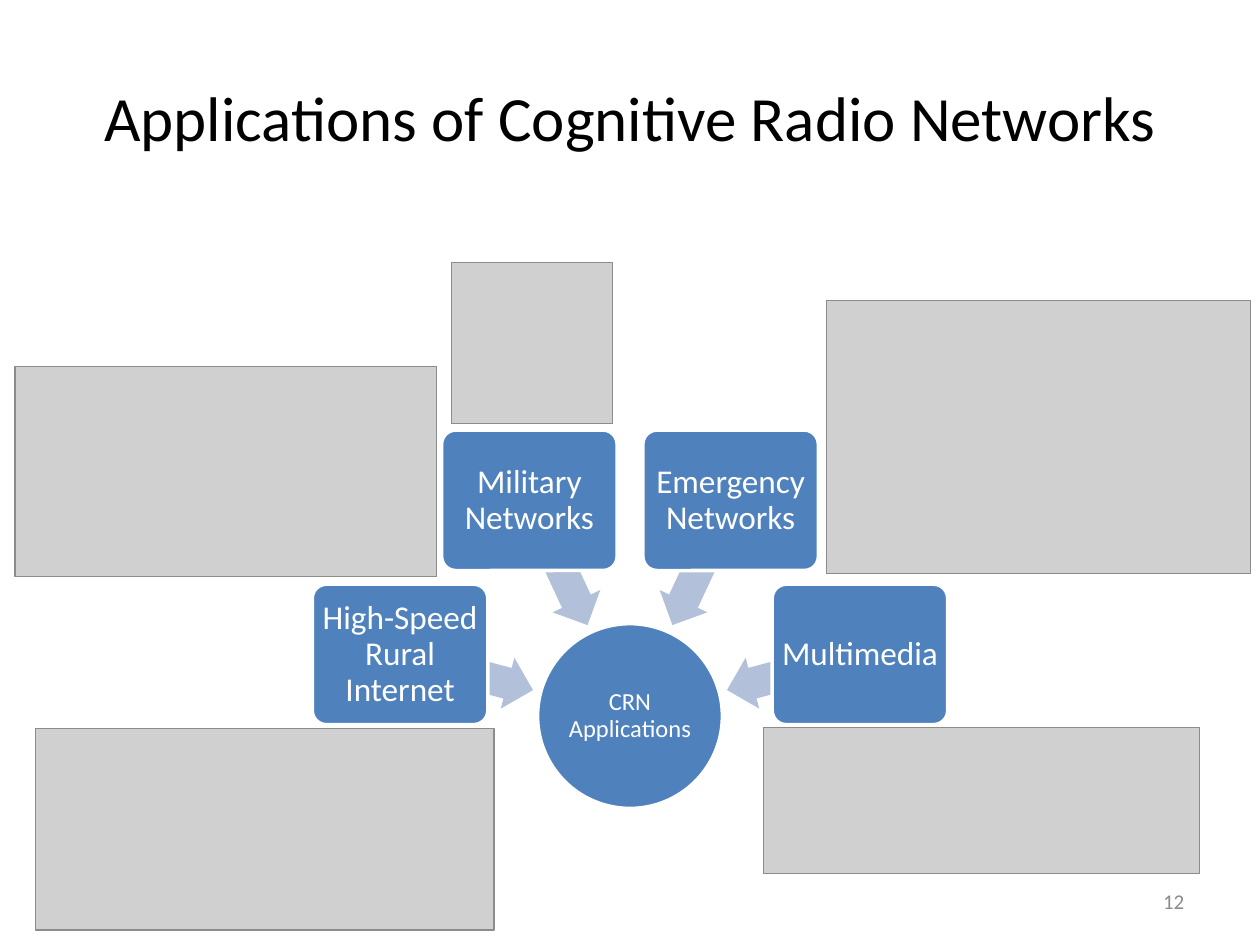
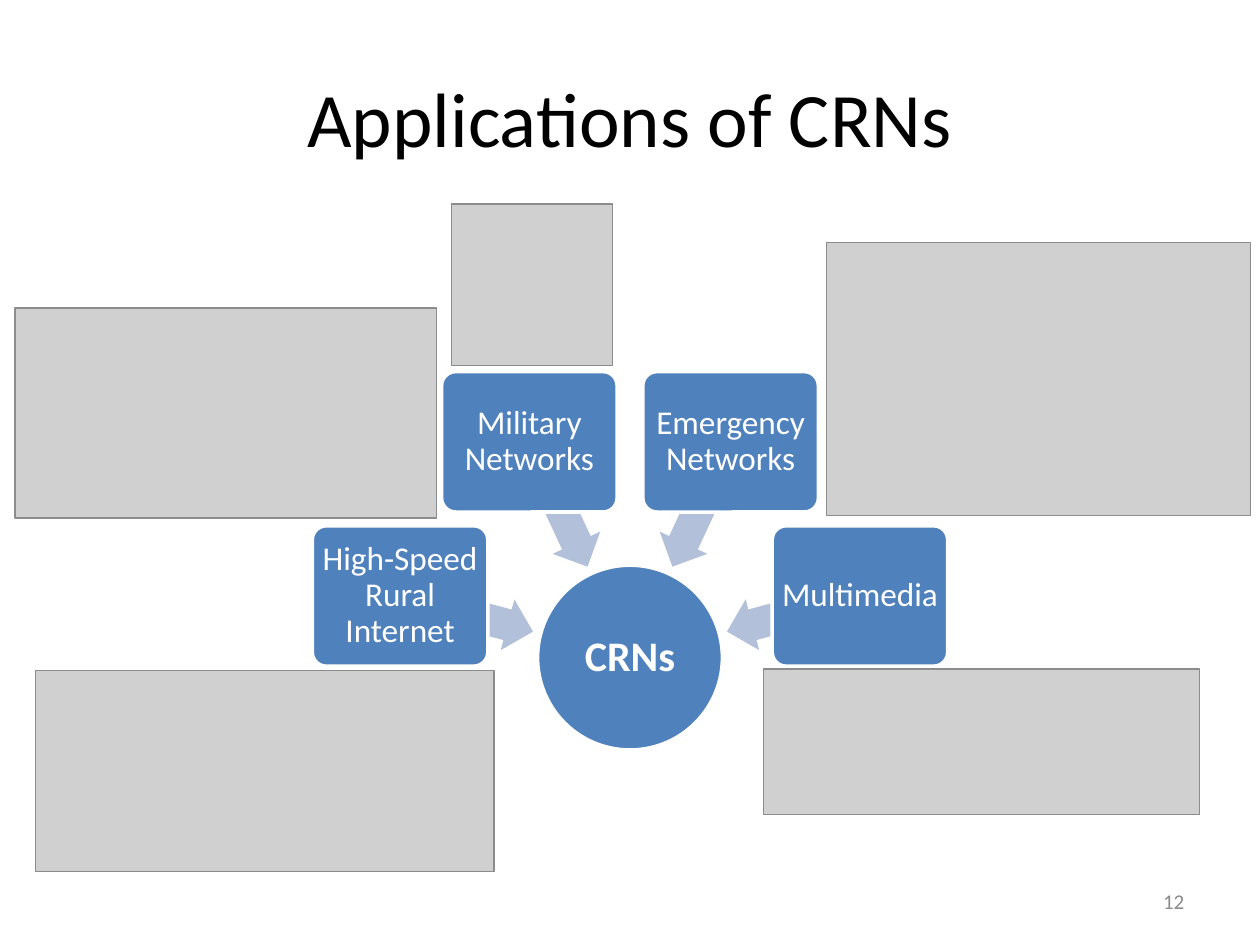
Before and after one commit to takhandipu/MSThesisPresentation, a slide deck: slide 12 of draft.pptx. Drawn at 1260x945 pixels with LibreOffice and Linux fonts; fonts in the diff are those of the drawing; grey boxes stand for pictures. Boxes give left, top, right and bottom in pixels: in the first picture for what was removed or moved away, otherwise in the second. Text is boxed around its words. In the diff, an @@ line names an element or a change of style, - is before the commit and + after.

```diff
--- a/draft.pptx
+++ b/draft.pptx
@@ title at box(307, 93, 952, 160): text changed; size 36 to 44 pt @@
-Applications of Cognitive Radio Networks
+Applications of CRNs
@@ text "Military Networks": place and size @@
-text "Military Networks" at box(465, 470, 594, 529)
+text "Military Networks" at box(465, 411, 594, 470)
@@ text "Emergency Networks": place and size @@
-text "Emergency Networks" at box(656, 471, 805, 529)
+text "Emergency Networks" at box(656, 412, 805, 470)
@@ text "High-Speed Rural Internet": place and size @@
-text "High-Speed Rural Internet" at box(323, 606, 478, 701)
+text "High-Speed Rural Internet" at box(323, 547, 478, 642)
@@ 5 pictures, 4 rounded rectangles, 4 left arrows, 1 ellipse: place and size @@
-5 pictures, 4 rounded rectangles, 4 left arrows, 1 ellipse at box(15, 262, 1250, 930)
+5 pictures, 4 rounded rectangles, 4 left arrows, 1 ellipse at box(15, 204, 1250, 872)
@@ text "Multimedia": place and size @@
-text "Multimedia" at box(782, 642, 938, 665)
+text "Multimedia" at box(782, 583, 938, 606)
@@ text added at box(585, 643, 675, 672), 24 pt, text #FFFFFF, bold @@
+CRNs
@@ text removed at box(569, 694, 691, 741) @@
-CRN Applications
```
Also in this commit, not shown: 23 other slides changed, 1 slide added, 1 slide removed, 1 other file.
